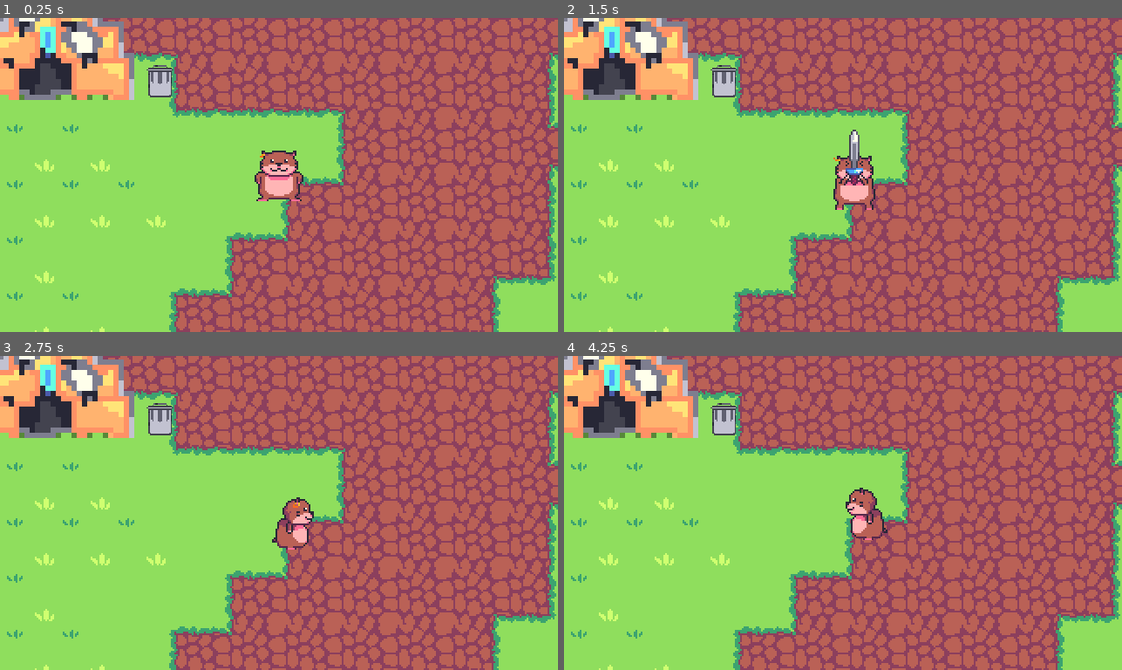
Above: before the commit, frames 1-4 (two rows, left to right).
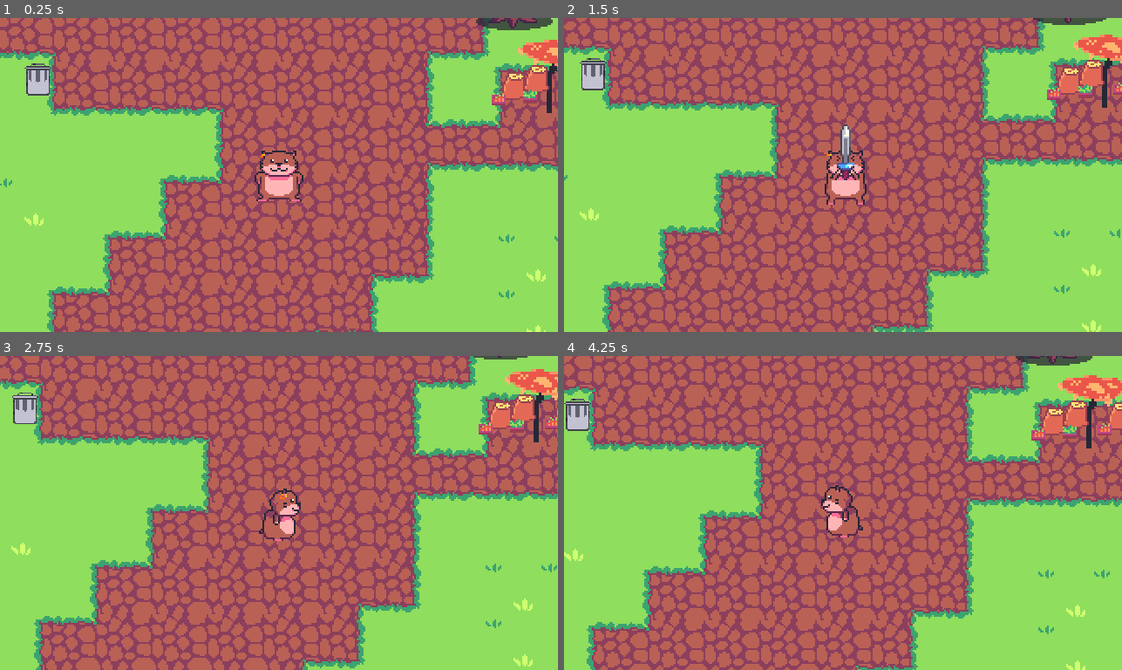
Above: after the commit, the same moments.

Repository: FlyinButter1/Hackathon
Game: Godot game, scene res://world3.tscn
Two runs of this game, one before a commit and one after it. Both use one fixed random seed, a clock stepped at 60 frames per second and the inputs below. This scene is started directly instead of the project's main scene.
Inputs:
- Up to frame 1 (0.25 s): no input
- Up to frame 2 (1.5 s): tap Enter (ui_accept) at 0.5, 0.77 s; hold D (move_right) 0.53-1.28 s; hold F (attack) 0.53-1.28 s; hold S (move_down) from 1.28 s (still down); tap F (attack) at 1.35 s
- Up to frame 3 (2.75 s): tap Enter (ui_accept) at 1.52 s; release S (move_down) at 2.03 s; hold D (move_right) from 2.03 s (still down); hold F (attack) from 2.03 s (still down)
- Up to frame 4 (4.25 s): release D (move_right) at 2.78 s; release F (attack) at 2.78 s; hold W (move_up) 2.78-3.53 s; tap F (attack) at 2.85 s; tap Enter (ui_accept) at 3.02, 3.77 s; hold A (move_left) from 3.53 s (still down); hold F (attack) from 3.53 s (still down)

The runs differ from the first frame. In frame 1, 61% of the frame differs, in the area x 0-100%, y 0-100%; in frame 2, 63%; in frame 3, 64%; in frame 4, 67%.
Error before the commit: Cannot call method 'get_path' on a null value. (res://Player/player.gd:32)

Commit message:
World 3

Diff:
--- a/world3.tscn
+++ b/world3.tscn
@@ -6,14 +6,15 @@
 [ext_resource type="TileSet" uid="uid://btqxqpgxrrgvb" path="res://worldProps/szymon tilesety/roślinki/tileset_roślinki.tres" id="4_md15o"]
 [ext_resource type="Texture2D" uid="uid://budprenlbaso3" path="res://worldProps/bridge.png" id="5_ttccs"]
 [ext_resource type="Texture2D" uid="uid://b3jcfjjog17q6" path="res://worldProps/domki/smiecLozko1.png" id="6_wjijh"]
-[ext_resource type="Texture2D" uid="uid://dsrh6gixqojgu" path="res://worldProps/domki/smiecNamiot1.png" id="7_wkye5"]
 [ext_resource type="Texture2D" uid="uid://cwemu3tcb4rew" path="res://worldProps/nowa wioska/grzyb1.png" id="8_84dix"]
 [ext_resource type="Texture2D" uid="uid://cbln8rqgt33yb" path="res://worldProps/nowa wioska/grzyb2.png" id="9_gx4rm"]
 [ext_resource type="Texture2D" uid="uid://bwbvus0iynwth" path="res://worldProps/nowa wioska/marchewki.png" id="10_767kw"]
 [ext_resource type="Texture2D" uid="uid://bmqf4wryqmciu" path="res://worldProps/nowa wioska/pomidoryi.png" id="11_s537e"]
 [ext_resource type="Texture2D" uid="uid://cyhrkl703mt3w" path="res://worldProps/nowa wioska/smietnik.png" id="12_hcb02"]
 [ext_resource type="Texture2D" uid="uid://x5qr24fig3ss" path="res://worldProps/nowa wioska/warzywa..png" id="13_xc5l3"]
+[ext_resource type="Texture2D" uid="uid://dwwrof0ybmo0c" path="res://worldProps/nowa wioska/namiotnowy1..png" id="14_04ael"]
 [ext_resource type="Texture2D" uid="uid://bil7fdydhnon3" path="res://worldProps/nowa wioska/warzywa.png" id="14_h6m7k"]
+[ext_resource type="Texture2D" uid="uid://cew3v8dqgklpp" path="res://worldProps/nowa wioska/namiotnowy2..png" id="15_1syfc"]
 [ext_resource type="Texture2D" uid="uid://3cafb0qxg1ud" path="res://worldProps/nowa wioska/parasol.png" id="15_mk35e"]
 [ext_resource type="PackedScene" uid="uid://bkui8ocdu3a4w" path="res://Player/player.tscn" id="16_5cygm"]
 [ext_resource type="PackedScene" uid="uid://3q7vlw45ws4k" path="res://Player/camera_2d.tscn" id="17_urn2y"]
@@ -43,8 +44,8 @@
 size = Vector2(148, 200)
 
 [sub_resource type="CapsuleShape2D" id="CapsuleShape2D_ej0tn"]
-radius = 12.0
-height = 90.0
+radius = 17.0
+height = 72.0
 
 [sub_resource type="CapsuleShape2D" id="CapsuleShape2D_pmhj5"]
 radius = 6.0
@@ -235,15 +236,31 @@
 scale = Vector2(0.8, 0.8)
 texture = ExtResource("12_hcb02")
 
+[node name="Grzyb7" type="Sprite2D" parent="Syf"]
+position = Vector2(-453, -89)
+texture = ExtResource("8_84dix")
+
+[node name="Grzyb8" type="Sprite2D" parent="Syf"]
+position = Vector2(-284, 53)
+texture = ExtResource("9_gx4rm")
+
+[node name="Grzyb9" type="Sprite2D" parent="Syf"]
+position = Vector2(-148, -319)
+texture = ExtResource("8_84dix")
+
+[node name="Grzyb10" type="Sprite2D" parent="Syf"]
+position = Vector2(-612, 20)
+texture = ExtResource("9_gx4rm")
+
 [node name="Namiot1" type="StaticBody2D" parent="."]
 
 [node name="SmiecNamiot1" type="Sprite2D" parent="Namiot1"]
 position = Vector2(-197, -205)
 scale = Vector2(3, 3)
-texture = ExtResource("7_wkye5")
+texture = ExtResource("14_04ael")
 
 [node name="CollisionShape2D" type="CollisionShape2D" parent="Namiot1"]
-position = Vector2(-198, -171)
+position = Vector2(-198, -177)
 rotation = 1.5708
 shape = SubResource("CapsuleShape2D_ej0tn")
 
@@ -252,10 +269,10 @@
 [node name="SmiecNamiot4" type="Sprite2D" parent="Namiot2"]
 position = Vector2(-131, -91)
 scale = Vector2(3, 3)
-texture = ExtResource("7_wkye5")
+texture = ExtResource("15_1syfc")
 
 [node name="CollisionShape2D" type="CollisionShape2D" parent="Namiot2"]
-position = Vector2(-131, -56)
+position = Vector2(-132, -60)
 rotation = 1.5708
 shape = SubResource("CapsuleShape2D_ej0tn")
 
@@ -271,9 +288,29 @@
 rotation = 1.5708
 shape = SubResource("CapsuleShape2D_pmhj5")
 
-[node name="CharacterBody2D" parent="." instance=ExtResource("16_5cygm")]
-
-[node name="RemoteTransform2D" type="RemoteTransform2D" parent="CharacterBody2D"]
-remote_path = NodePath("../../../Camera2D")
+[node name="Namiot3" type="StaticBody2D" parent="."]
+
+[node name="SmiecNamiot1" type="Sprite2D" parent="Namiot3"]
+position = Vector2(-379, -264)
+scale = Vector2(3, 3)
+texture = ExtResource("15_1syfc")
+
+[node name="CollisionShape2D" type="CollisionShape2D" parent="Namiot3"]
+position = Vector2(-378, -240)
+rotation = 1.5708
+shape = SubResource("CapsuleShape2D_ej0tn")
 
 [node name="Camera2D" parent="." instance=ExtResource("17_urn2y")]
+position = Vector2(70, 1)
+
+[node name="Marker2D1" parent="Camera2D" index="0"]
+position = Vector2(-915, -514)
+
+[node name="Marker2D2" parent="Camera2D" index="1"]
+position = Vector2(1569, 763)
+
+[node name="CharacterBody2D" parent="." node_paths=PackedStringArray("Camera") instance=ExtResource("16_5cygm")]
+position = Vector2(70, 1)
+Camera = NodePath("../Camera2D")
+
+[editable path="Camera2D"]
Not shown: 1 places in world3.tscn that only renumber resources
Not shown: 1 places in worldProps/world1.tscn that only renumber resources
